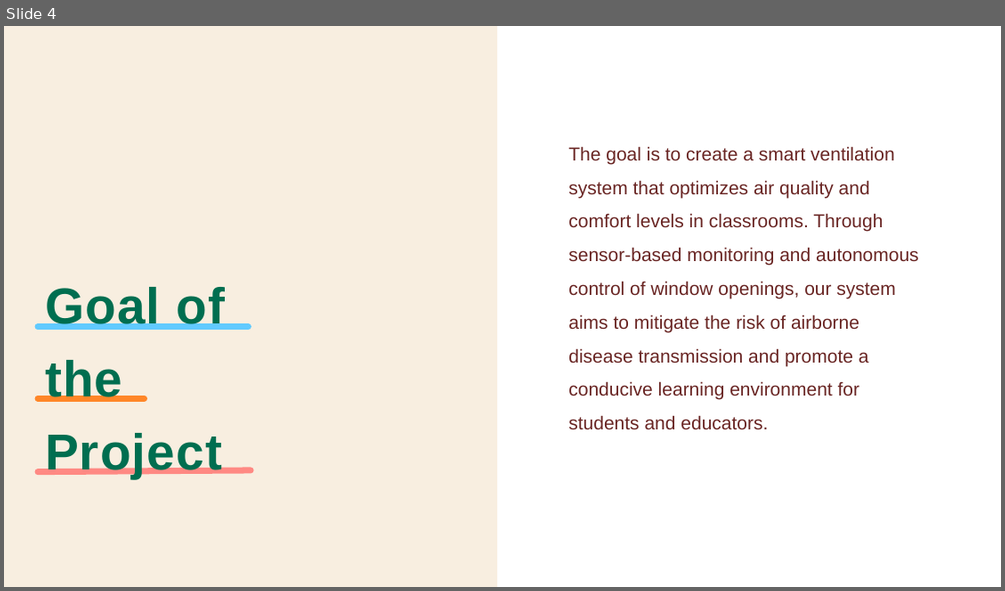
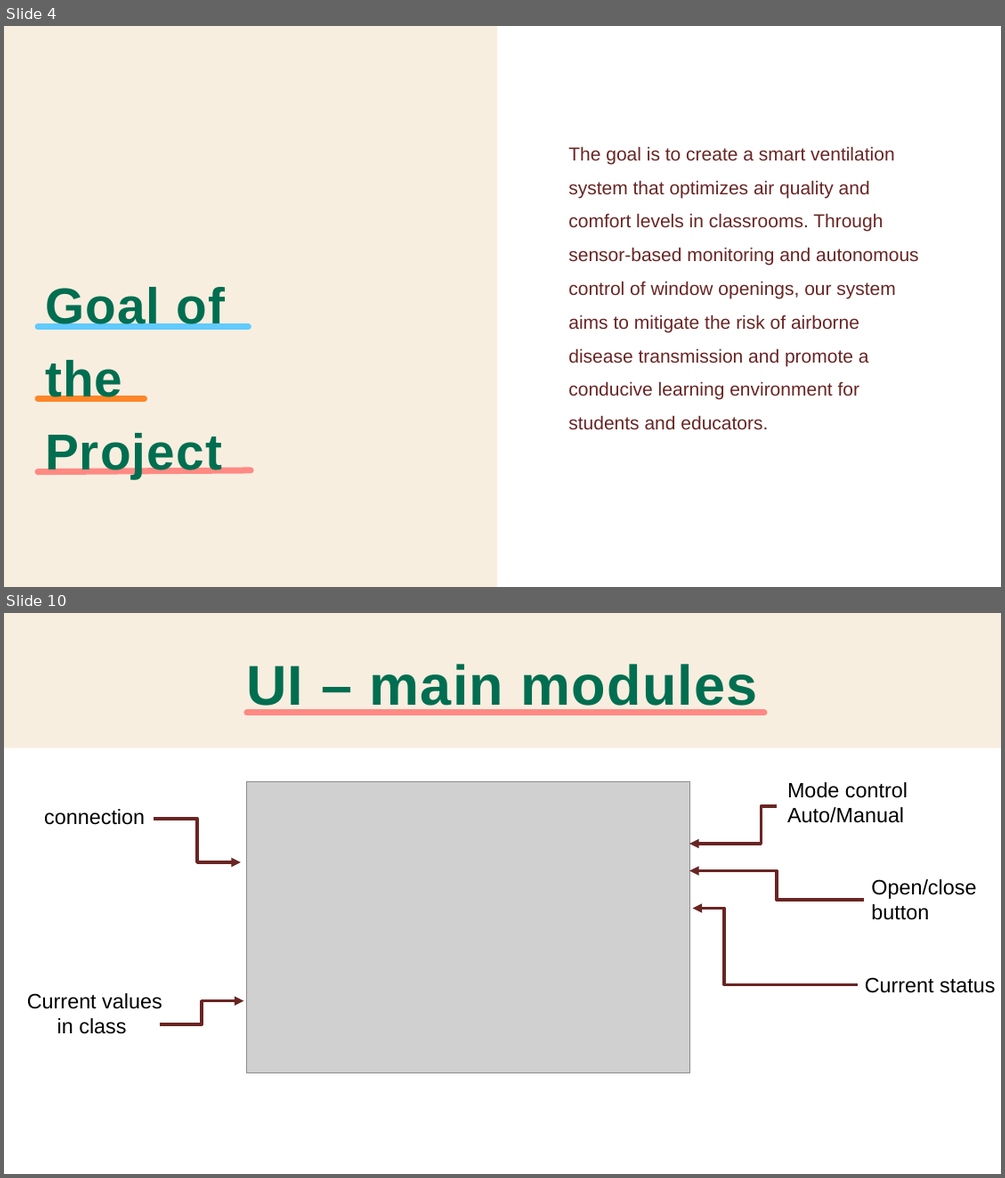
Before and after one commit to hadarasher/IOT_SMART_HOME, a slide deck: PureAir presentation.pptx. Shown one above the other, each under a label of ours: slide 4 before the commit, slides 4 and 10 after it; the slides between them are not shown. The pictures are 1005x591 and 1005x1178 pixels, drawn with LibreOffice and Linux fonts; fonts in the diff are those of the drawing; grey boxes stand for pictures. Boxes give left, top, right and bottom in pixels: in the first picture for what was removed or moved away, otherwise in the second. Text is boxed around its words. In the diff, an @@ line names an element or a change of style, - is before the commit and + after.

```diff
--- a/PureAir presentation.pptx
+++ b/PureAir presentation.pptx
@@ slide 10 added at (x1=4, y1=613, x2=1001, y2=1174), background #FFFFFF @@
@@ rectangle added at (x1=4, y1=613, x2=1001, y2=748), fill #F8EEE0 @@
@@ title added at (x1=246, y1=664, x2=758, y2=715), 54 pt, text #006E50, bold @@
+UI – main modules
@@ line added from (247, 713) to (764, 713), #FF8983 6 pt @@
@@ picture added at (x1=247, y1=781, x2=689, y2=1073) @@
@@ text added at (x1=787, y1=782, x2=907, y2=823), 20 pt, text #000000 @@
+Mode control
+Auto/Manual
@@ text added at (x1=44, y1=809, x2=145, y2=825), 20 pt, text #000000 @@
+connection
@@ elbow arrow added from (154, 819) to (241, 862), #692523 3 pt @@
@@ elbow arrow added from (777, 806) to (689, 844), #692523 3 pt @@
@@ elbow arrow added from (864, 900) to (689, 871), #692523 3 pt @@
@@ text added at (x1=871, y1=879, x2=976, y2=920), 20 pt, text #000000 @@
+Open/close
+button
@@ elbow arrow added from (858, 985) to (693, 908), #692523 3 pt @@
@@ text added at (x1=865, y1=977, x2=995, y2=993), 20 pt, text #000000 @@
+Current status
@@ text added at (x1=27, y1=993, x2=162, y2=1034), 20 pt, text #000000 @@
+Current values in class
@@ elbow arrow added from (160, 1024) to (244, 1001), #692523 3 pt @@
```
Also in this commit, not shown: 5 slides changed, 1 other slide added, 1 slide removed, 3 other files.
